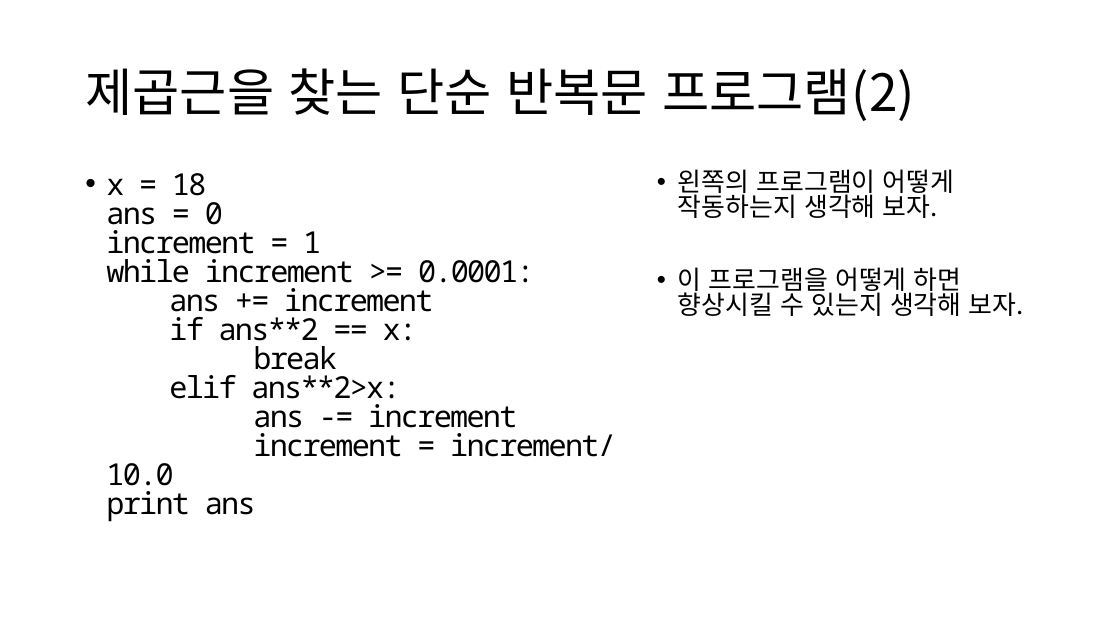
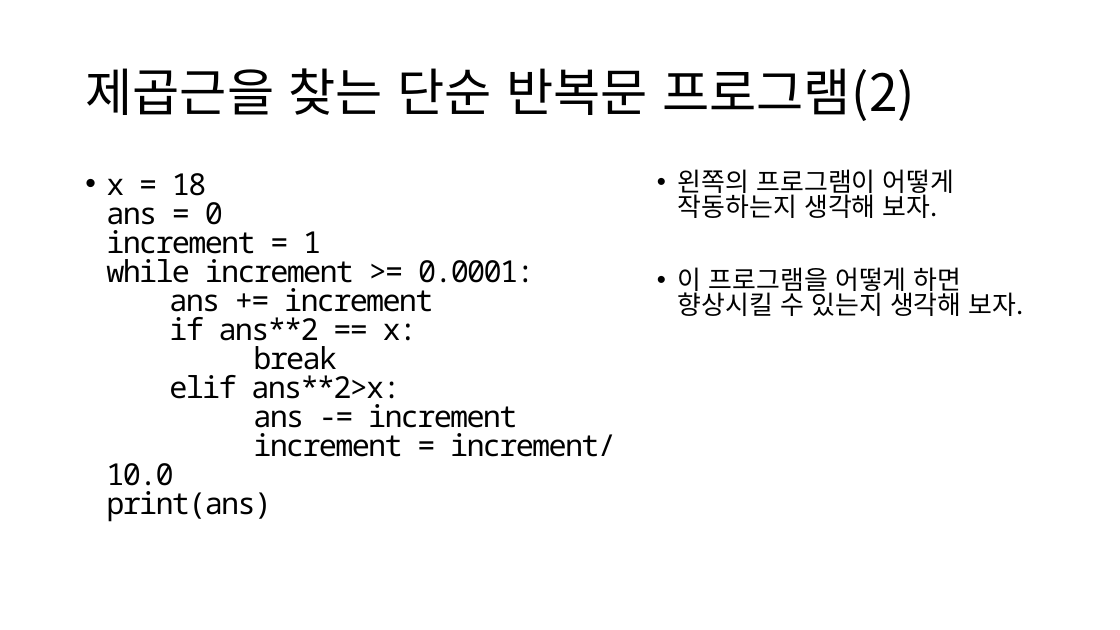
Before and after one commit to ksublee/SPuP, a slide deck: slide 28 of ppt/Python_3_조건문.pptx. Drawn at 1120x630 pixels with LibreOffice and Linux fonts; fonts in the diff are those of the drawing. Boxes give left, top, right and bottom in pixels: in the first picture for what was removed or moved away, otherwise in the second. Text is boxed around its words. In the diff, an @@ line names an element or a change of style, - is before the commit and + after.

```diff
--- a/ppt/Python_3_조건문.pptx
+++ b/ppt/Python_3_조건문.pptx
@@ text at (106,173,616,522): text changed @@
-• x = 18
-  ans = 0
-  increment = 1
-  while increment >= 0.0001:
-  ans += increment
-  if ans**2 == x:
-  break
-  elif ans**2>x:
-  ans -= increment
-  increment = increment/10.0
-  print ans
+• x = 18
+  ans = 0
+  increment = 1
+  while increment >= 0.0001:
+  ans += increment
+  if ans**2 == x:
+  break
+  elif ans**2>x:
+  ans -= increment
+  increment = increment/10.0
+  print(ans)
```
Also in this commit, not shown: 22 other slides changed, 3 other files.
